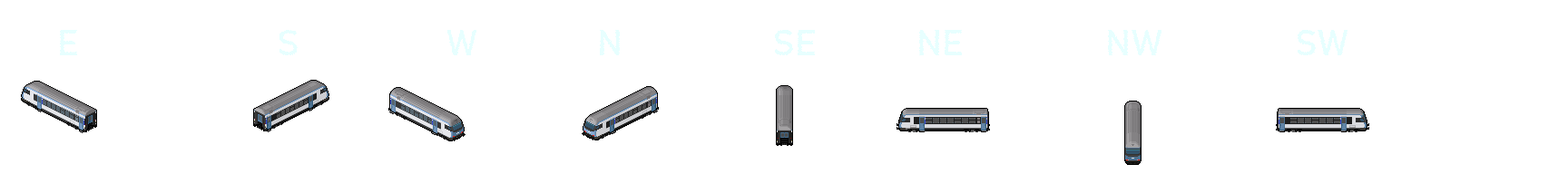
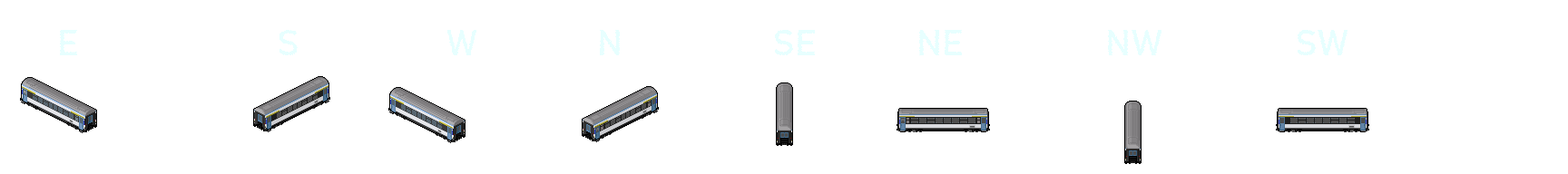
The second 1568x174 image is a revision of the first. Changes to its layers:
hid "Dachlüfter vorne" over 73, 93, 1294, 124
added group "10-90" with 16 layers above "20-90" over 19, 76, 1370, 165
added group "Apm 10-90 2020" with 3 layers in group "10-90" over 19, 76, 1370, 165
added layer "Apm 10-90 gelber streifen #4" in group "Apm 10-90 2020" over 21, 85, 1367, 129
added layer "Apm 10-90 längere Fenster copy #2" in group "Apm 10-90 2020" over 36, 94, 1356, 128
added layer "Passenger_Train_2020_Bpm_20-90_EC copy" in group "Apm 10-90 2020" over 19, 76, 1370, 165
added group "Apm 10-90 2009" with 3 layers in group "10-90" over 19, 76, 1370, 165
added layer "Apm 10-90 gelber streifen #2" in group "Apm 10-90 2009" over 22, 87, 1366, 152
added layer "Apm 10-90 längere Fenster copy" in group "Apm 10-90 2009" over 36, 94, 1356, 128
added layer "Passenger_Train_2009_Bpm_20-90_EC copy" in group "Apm 10-90 2009" over 19, 76, 1370, 165
added group "Apm 10.90 1989" with 3 layers in group "10-90" over 19, 76, 1370, 165
added layer "Apm 10-90 längere Fenster" in group "Apm 10.90 1989" over 36, 95, 1350, 128
added layer "Apm 10-90 gelber Streifen" in group "Apm 10.90 1989" over 21, 86, 1367, 152
added layer "Passenger_Train_1989_Apm_10-90_EC" in group "Apm 10.90 1989" over 19, 76, 1370, 165
showed "Passenger_Train_1993_Bpm_20-90_Cisalpino" over 19, 76, 1370, 165
hid "Passenger_Train_2020_Bt_28-94_EW_IV_back" over 20, 79, 1370, 166
